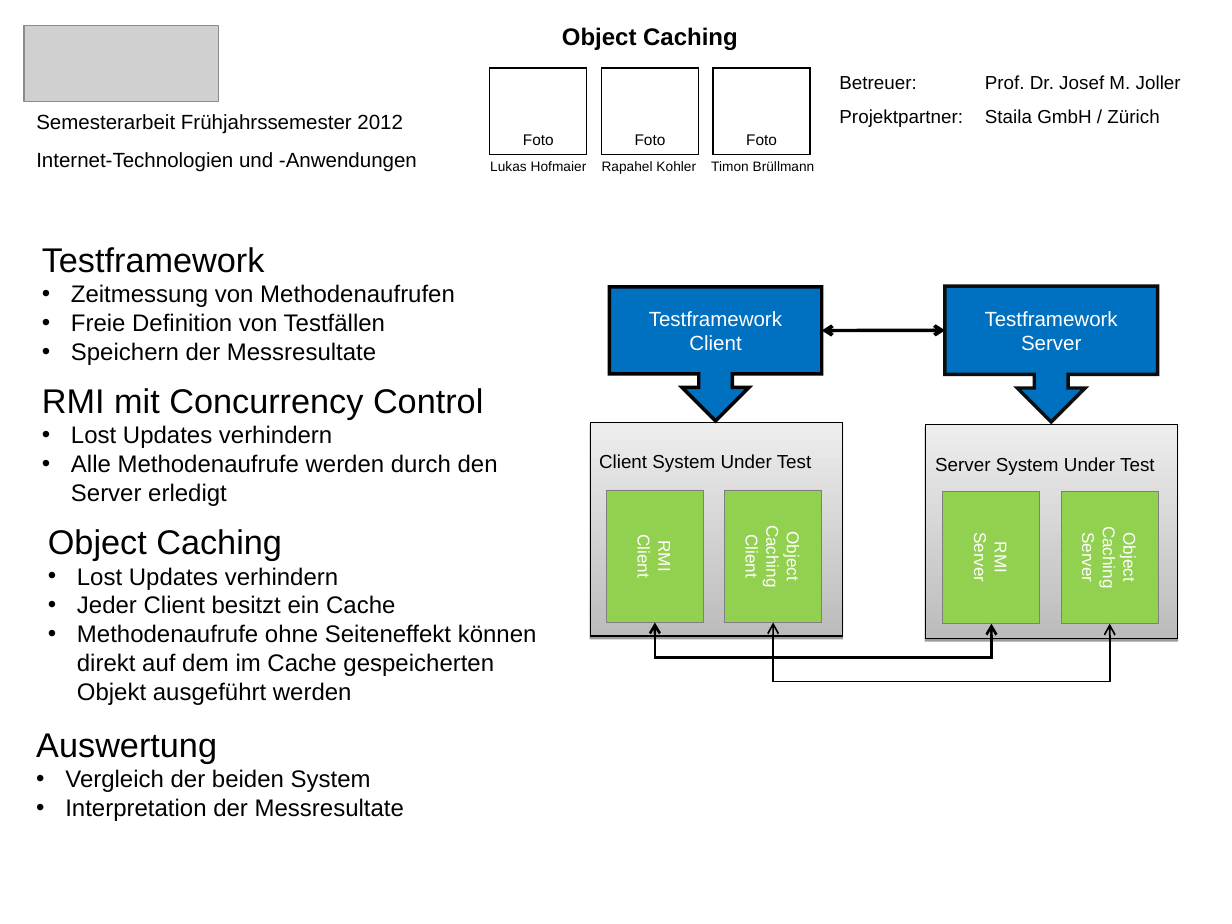
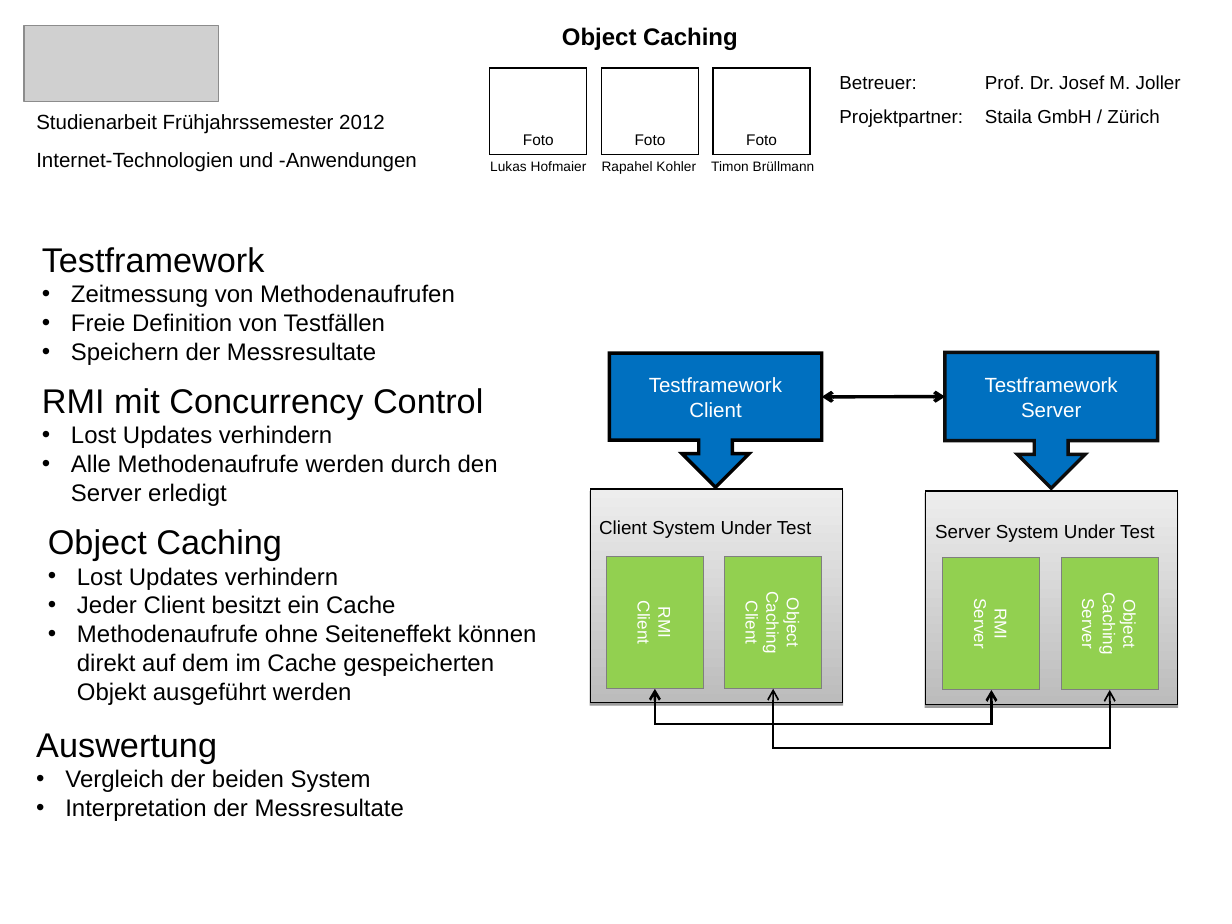
Before and after one commit to Hofmaier/ObjectCaching, a slide deck: slide 1 of doc/SoftwareManagement/Poster_deutsch.ppt. Drawn at 1232x924 pixels with LibreOffice and Linux fonts; fonts in the diff are those of the drawing; grey boxes stand for pictures. Boxes give left, top, right and bottom in pixels: in the first picture for what was removed or moved away, otherwise in the second. Text is boxed around its words. In the diff, an @@ line names an element or a change of style, - is before the commit and + after.

```diff
--- a/doc/SoftwareManagement/Poster_deutsch.ppt
+++ b/doc/SoftwareManagement/Poster_deutsch.ppt
@@ text at bbox=[36, 114, 385, 134]: text changed @@
-Semesterarbeit Frühjahrssemester 2012
+Studienarbeit Frühjahrssemester 2012
@@ 6 rectangles, 2 texts, 2 down arrow callouts, 2 elbow double arrows, 1 double arrow: place and size @@
-6 rectangles, 2 texts, 2 down arrow callouts, 2 elbow double arrows, 1 double arrow at bbox=[590, 286, 1178, 681]
+6 rectangles, 2 texts, 2 down arrow callouts, 2 elbow double arrows, 1 double arrow at bbox=[590, 352, 1178, 748]
```
Also in this commit, not shown: 1 other file.
